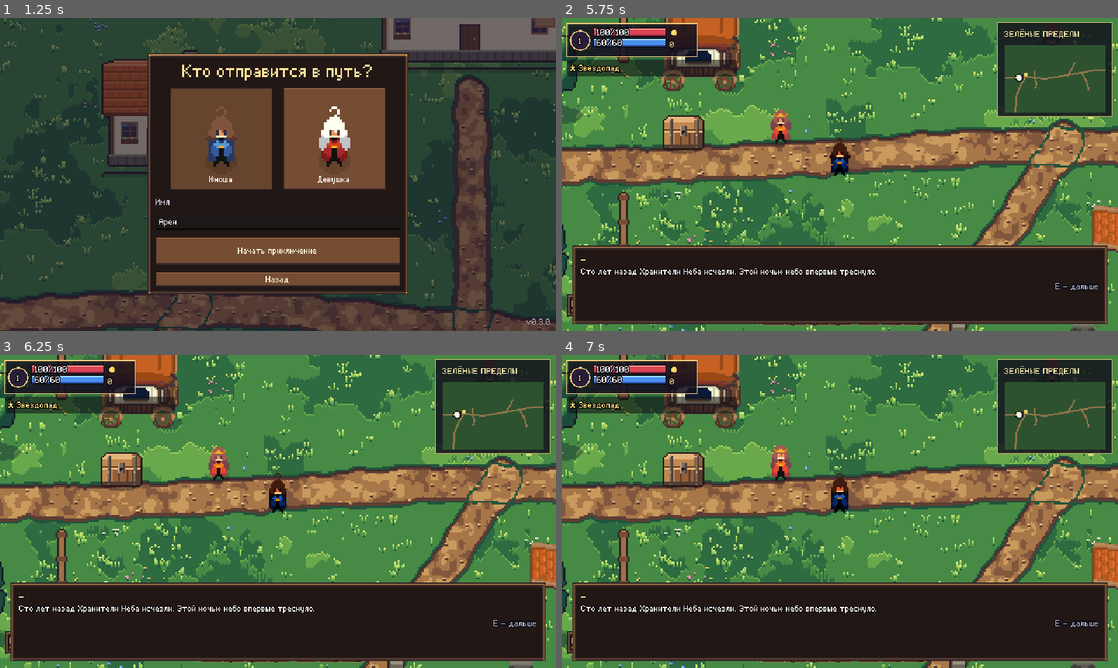
Above: before the commit, frames 1-4 (two rows, left to right).
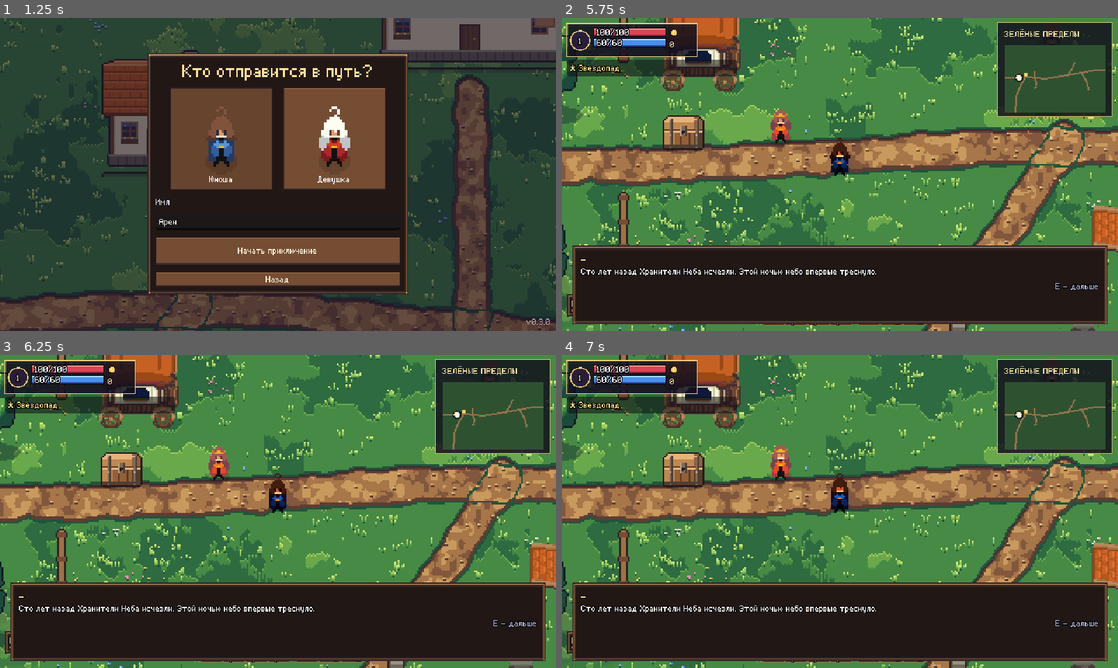
Above: after the commit, the same moments.

Repository: DoctorStrangeSH/Skyward-Tales
Game: Godot game, scene res://scenes/title_menu.tscn
Same seed, same stepped clock (60 frames per second), same inputs: the game is played once before the commit and once after it.
Inputs (mouse positions are in pixels of both pictures, inside the frame that each line leads up to):
- Up to frame 1 (1.25 s): click "Новая игра" at 0.5 s
- Up to frame 2 (5.75 s): click "Начать приключение" at 1.25 s; tap Enter at 2 s; move the mouse to (962, 158) at 2.02 s; press the mouse at (962, 158) at 2.03 s; hold D (move_right) 2.03-2.78 s; move the mouse to (728, 190) at 2.77 s; release the mouse at (728, 190) at 2.78 s; hold S (move_down) 2.78-3.53 s; right-click (728, 190) at 2.85 s; move the mouse to (895, 105) at 3.52 s; hold D (move_right) 3.53-4.28 s; hold E (interact) 3.53-4.28 s; move the mouse to (812, 237) at 4.27 s; hold W (move_up) 4.28-5.03 s; tap M at 4.35 s; click (812, 237) at 4.42 s; move the mouse to (1006, 221) at 5.02 s; hold A (move_left) from 5.03 s (still down); tap K at 5.1 s
- Up to frame 3 (6.25 s): keep holding A (move_left); tap Space at 5.75 s; move the mouse to (111, 464) at 5.77 s; tap C at 5.85 s
- Up to frame 4 (7 s): move the mouse to (867, 511) at 6.52 s; release A (move_left) at 6.53 s; hold S (move_down) from 6.53 s (still down); tap T at 6.6 s; click (867, 511) at 6.67 s

Frame 1 is identical in both runs. In frame 2, less than 0.1% of the frame differs, in the area x 0-2%, y 82-89%; in frame 3, 0.1%; in frame 4, 0.2%, in the area x 0-8%, y 77-99%.

Commit message:
feat: floating island edges, cloud sea, bridges, cloud shadows
Every outdoor region now shows the cliff it floats on, hanging roots,
a cloud sea with drifting clouds and floating rocks, rope bridges at
the exits and cloud shadows passing over; the camera looks past the rim.

Co-Authored-By: Claude Opus 5.5 <noreply@anthropic.com>
Claude-Session: https://claude.ai/code/session_01MWkFZACZUurbmFYoYvVtgm

Diff:
--- a/assets/art_manifest.json
+++ b/assets/art_manifest.json
@@ -1185,6 +1185,66 @@
    40
   ]
  },
+ "world/cloud_puff_day_0.png": {
+  "size": [
+   109,
+   29
+  ],
+  "origin": [
+   54,
+   14
+  ]
+ },
+ "world/cloud_puff_day_1.png": {
+  "size": [
+   97,
+   36
+  ],
+  "origin": [
+   48,
+   18
+  ]
+ },
+ "world/cloud_puff_day_2.png": {
+  "size": [
+   87,
+   36
+  ],
+  "origin": [
+   43,
+   18
+  ]
+ },
+ "world/cloud_puff_night_0.png": {
+  "size": [
+   109,
+   29
+  ],
+  "origin": [
+   54,
+   14
+  ]
+ },
+ "world/cloud_puff_night_1.png": {
+  "size": [
+   97,
+   36
+  ],
+  "origin": [
+   48,
+   18
+  ]
+ },
+ "world/cloud_puff_night_2.png": {
+  "size": [
+   87,
+   36
+  ],
+  "origin": [
+   43,
+   18
+  ]
+ },
  "world/coast_boat.png": {
   "size": [
    40,
@@ -1627,6 +1687,30 @@
    15
   ]
  },
+ "world/greenreach_apron_bottom.png": {
+  "size": [
+   2240,
+   160
+  ]
+ },
+ "world/greenreach_apron_left.png": {
+  "size": [
+   160,
+   1280
+  ]
+ },
+ "world/greenreach_apron_right.png": {
+  "size": [
+   160,
+   1280
+  ]
+ },
+ "world/greenreach_apron_top.png": {
+  "size": [
+   2240,
+   160
+  ]
+ },
  "world/greenreach_canopy.png": {
   "size": [
    1920,
@@ -1689,6 +1773,30 @@
    46
   ]
  },
+ "world/misty_marsh_apron_bottom.png": {
+  "size": [
+   1600,
+   160
+  ]
+ },
+ "world/misty_marsh_apron_left.png": {
+  "size": [
+   160,
+   864
+  ]
+ },
+ "world/misty_marsh_apron_right.png": {
+  "size": [
+   160,
+   864
+  ]
+ },
+ "world/misty_marsh_apron_top.png": {
+  "size": [
+   1600,
+   160
+  ]
+ },
  "world/misty_marsh_canopy.png": {
   "size": [
    1280,
@@ -1701,6 +1809,30 @@
    864
   ]
  },
+ "world/moonlit_grove_apron_bottom.png": {
+  "size": [
+   1600,
+   160
+  ]
+ },
+ "world/moonlit_grove_apron_left.png": {
+  "size": [
+   160,
+   864
+  ]
+ },
+ "world/moonlit_grove_apron_right.png": {
+  "size": [
+   160,
+   864
+  ]
+ },
+ "world/moonlit_grove_apron_top.png": {
+  "size": [
+   1600,
+   160
+  ]
+ },
  "world/moonlit_grove_canopy.png": {
   "size": [
    1280,
@@ -1885,6 +2017,30 @@
    960
   ]
  },
+ "world/salt_coast_apron_bottom.png": {
+  "size": [
+   1920,
+   160
+  ]
+ },
+ "world/salt_coast_apron_left.png": {
+  "size": [
+   160,
+   1080
+  ]
+ },
+ "world/salt_coast_apron_right.png": {
+  "size": [
+   160,
+   1080
+  ]
+ },
+ "world/salt_coast_apron_top.png": {
+  "size": [
+   1920,
+   160
+  ]
+ },
  "world/salt_coast_canopy.png": {
   "size": [
    1600,
@@ -1927,6 +2083,30 @@
    18
   ]
  },
+ "world/sky_island_apron_bottom.png": {
+  "size": [
+   1600,
+   160
+  ]
+ },
+ "world/sky_island_apron_left.png": {
+  "size": [
+   160,
+   864
+  ]
+ },
+ "world/sky_island_apron_right.png": {
+  "size": [
+   160,
+   864
+  ]
+ },
+ "world/sky_island_apron_top.png": {
+  "size": [
+   1600,
+   160
+  ]
+ },
  "world/sky_island_canopy.png": {
   "size": [
    1280,
@@ -1939,6 +2119,30 @@
    864
   ]
  },
+ "world/sky_rift_apron_bottom.png": {
+  "size": [
+   1600,
+   160
+  ]
+ },
+ "world/sky_rift_apron_left.png": {
+  "size": [
+   160,
+   864
+  ]
+ },
+ "world/sky_rift_apron_right.png": {
+  "size": [
+   160,
+   864
+  ]
+ },
+ "world/sky_rift_apron_top.png": {
+  "size": [
+   1600,
+   160
+  ]
+ },
  "world/sky_rift_canopy.png": {
   "size": [
    1280,
@@ -2051,6 +2255,30 @@
    27
   ]
  },
+ "world/stone_pass_apron_bottom.png": {
+  "size": [
+   1920,
+   160
+  ]
+ },
+ "world/stone_pass_apron_left.png": {
+  "size": [
+   160,
+   1080
+  ]
+ },
+ "world/stone_pass_apron_right.png": {
+  "size": [
+   160,
+   1080
+  ]
+ },
+ "world/stone_pass_apron_top.png": {
+  "size": [
+   1920,
+   160
+  ]
+ },
  "world/stone_pass_canopy.png": {
   "size": [
    1600,
@@ -2193,6 +2421,30 @@
    36
   ]
  },
+ "world/wind_spires_apron_bottom.png": {
+  "size": [
+   1600,
+   160
+  ]
+ },
+ "world/wind_spires_apron_left.png": {
+  "size": [
+   160,
+   864
+  ]
+ },
+ "world/wind_spires_apron_right.png": {
+  "size": [
+   160,
+   864
+  ]
+ },
+ "world/wind_spires_apron_top.png": {
+  "size": [
+   1600,
+   160
+  ]
+ },
  "world/wind_spires_canopy.png": {
   "size": [
    1280,
--- /dev/null
+++ b/scripts/cloud_shadows.gd
@@ -0,0 +1,33 @@
+extends Node2D
+
+## Soft shadows of clouds passing over the island: a quiet reminder that
+## the sky is all around.
+
+var area := Rect2()
+var shadows: Array = []
+
+func _ready() -> void:
+	var rng := RandomNumberGenerator.new()
+	rng.seed = int(area.size.x + area.size.y * 3)
+	var count := int(area.get_area() / 260000.0) + 3
+	for index in count:
+		var blobs: Array = []
+		for i in rng.randi_range(4, 7):
+			blobs.append([Vector2(rng.randf_range(-50, 50), rng.randf_range(-16, 16)), rng.randf_range(22, 40)])
+		shadows.append({"pos": Vector2(rng.randf_range(0, area.size.x), rng.randf_range(0, area.size.y)), "speed": rng.randf_range(6.0, 12.0), "blobs": blobs})
+
+func _process(delta: float) -> void:
+	for shadow in shadows:
+		shadow["pos"] += Vector2(1.0, 0.25) * float(shadow["speed"]) * delta
+		if shadow["pos"].x > area.end.x + 120.0:
+			shadow["pos"] = Vector2(area.position.x - 120.0, fmod(shadow["pos"].y, area.size.y))
+		if shadow["pos"].y > area.end.y + 60.0:
+			shadow["pos"].y = area.position.y - 60.0
+	queue_redraw()
+
+func _draw() -> void:
+	draw_set_transform(Vector2.ZERO, 0.0, Vector2(1.0, 0.6))
+	for shadow in shadows:
+		for blob in shadow["blobs"]:
+			var at: Vector2 = shadow["pos"] + blob[0]
+			draw_circle(Vector2(at.x, at.y / 0.6), float(blob[1]), Color(0.05, 0.1, 0.2, 0.07))
--- a/scripts/main.gd
+++ b/scripts/main.gd
@@ -614,10 +614,12 @@
 	if camera == null or world == null or not world.has_method("map_size"):
 		return
 	var size: Vector2 = world.map_size()
-	camera.limit_left = 0
-	camera.limit_top = 0
-	camera.limit_right = int(size.x)
-	camera.limit_bottom = int(size.y)
+	# On floating islands the camera may look past the rim into the sky.
+	var view := 110 if world.has_method("has_apron") and world.has_apron() else 0
+	camera.limit_left = -view
+	camera.limit_top = -view
+	camera.limit_right = int(size.x) + view
+	camera.limit_bottom = int(size.y) + view
 
 func _on_region_travel(target_region: String, arrival: Vector2) -> void:
 	var gate_data := RegionCatalog.gate(current_region, target_region)
--- /dev/null
+++ b/scripts/sky_clouds.gd
@@ -0,0 +1,38 @@
+extends Node2D
+
+## Loose clouds drifting slowly beneath the island (drawn under the ground,
+## so they only show over the sky around it).
+
+var area := Rect2()
+var night := false
+var clouds: Array = []
+var textures: Array = []
+
+func _ready() -> void:
+	for variant in 3:
+		var texture := WorldArt.texture("world/cloud_puff_%s_%d.png" % ["night" if night else "day", variant])
+		if texture != null:
+			textures.append(texture)
+	if textures.is_empty():
+		return
+	var rng := RandomNumberGenerator.new()
+	rng.seed = int(area.size.x * 7 + area.size.y)
+	for index in 14:
+		clouds.append({
+			"pos": Vector2(rng.randf_range(area.position.x, area.end.x), rng.randf_range(area.position.y, area.end.y)),
+			"speed": rng.randf_range(4.0, 11.0),
+			"texture": textures[index % textures.size()],
+			"alpha": rng.randf_range(0.55, 0.9),
+		})
+
+func _process(delta: float) -> void:
+	for cloud in clouds:
+		cloud["pos"].x += float(cloud["speed"]) * delta
+		if cloud["pos"].x > area.end.x + 60.0:
+			cloud["pos"].x = area.position.x - 60.0
+	queue_redraw()
+
+func _draw() -> void:
+	for cloud in clouds:
+		var texture: Texture2D = cloud["texture"]
+		draw_texture(texture, cloud["pos"] - texture.get_size() * 0.5, Color(1, 1, 1, float(cloud["alpha"])))
--- a/scripts/world.gd
+++ b/scripts/world.gd
@@ -41,6 +41,7 @@
 	terrain = RegionCatalog.terrain(region_id)
 	var style := RegionCatalog.style(region_id)
 	_add_layer(region_id + "_ground.png", -100)
+	_add_apron()
 	_add_layer(region_id + "_canopy.png", 60)
 	var trees: Array = terrain.get("trees", [])
 	for index in range(trees.size()):
@@ -150,6 +151,44 @@
 			result.append(Vector2(float(c[0]), float(c[1])) + Vector2(cos(angle), sin(angle)) * dist)
 	return result
 
+## Floating island: the sky, cliffs and bridges around the map (four strips
+## from tools/art/apron.py), clouds drifting below and cloud shadows above.
+const APRON := 160
+
+func has_apron() -> bool:
+	return ResourceLoader.exists(ART_DIR + region_id + "_apron_top.png")
+
+func _add_apron() -> void:
+	if not has_apron():
+		return
+	var size := map_size()
+	var places := {"top": Vector2(-APRON, -APRON), "bottom": Vector2(-APRON, size.y), "left": Vector2(-APRON, 0), "right": Vector2(size.x, 0)}
+	for side in places:
+		var texture := _texture("%s_apron_%s.png" % [region_id, side])
+		if texture == null:
+			continue
+		var sprite := Sprite2D.new()
+		sprite.name = "Apron_" + side
+		sprite.texture = texture
+		sprite.centered = false
+		sprite.position = places[side]
+		sprite.z_index = -110
+		sprite.texture_filter = CanvasItem.TEXTURE_FILTER_NEAREST
+		add_child(sprite)
+	var drift := Node2D.new()
+	drift.name = "SkyClouds"
+	drift.z_index = -105
+	drift.set_script(preload("res://scripts/sky_clouds.gd"))
+	drift.set("area", Rect2(-APRON, -APRON, size.x + APRON * 2, size.y + APRON * 2))
+	drift.set("night", is_night())
+	add_child(drift)
+	var shadows := Node2D.new()
+	shadows.name = "CloudShadows"
+	shadows.z_index = -90
+	shadows.set_script(preload("res://scripts/cloud_shadows.gd"))
+	shadows.set("area", Rect2(Vector2.ZERO, size))
+	add_child(shadows)
+
 func _add_layer(file: String, layer_z: int) -> void:
 	var texture := _texture(file)
 	if texture == null:
Binary file added: assets/world/cloud_puff_day_0.png
Not shown, added: assets/world/cloud_puff_day_0.png.import
Binary file added: assets/world/cloud_puff_day_1.png
Not shown, added: assets/world/cloud_puff_day_1.png.import
Binary file added: assets/world/cloud_puff_day_2.png
Not shown, added: assets/world/cloud_puff_day_2.png.import
Binary file added: assets/world/cloud_puff_night_0.png
Not shown, added: assets/world/cloud_puff_night_0.png.import
Binary file added: assets/world/cloud_puff_night_1.png
Not shown, added: assets/world/cloud_puff_night_1.png.import
Binary file added: assets/world/cloud_puff_night_2.png
Not shown, added: assets/world/cloud_puff_night_2.png.import
(and 66 more such lines)
